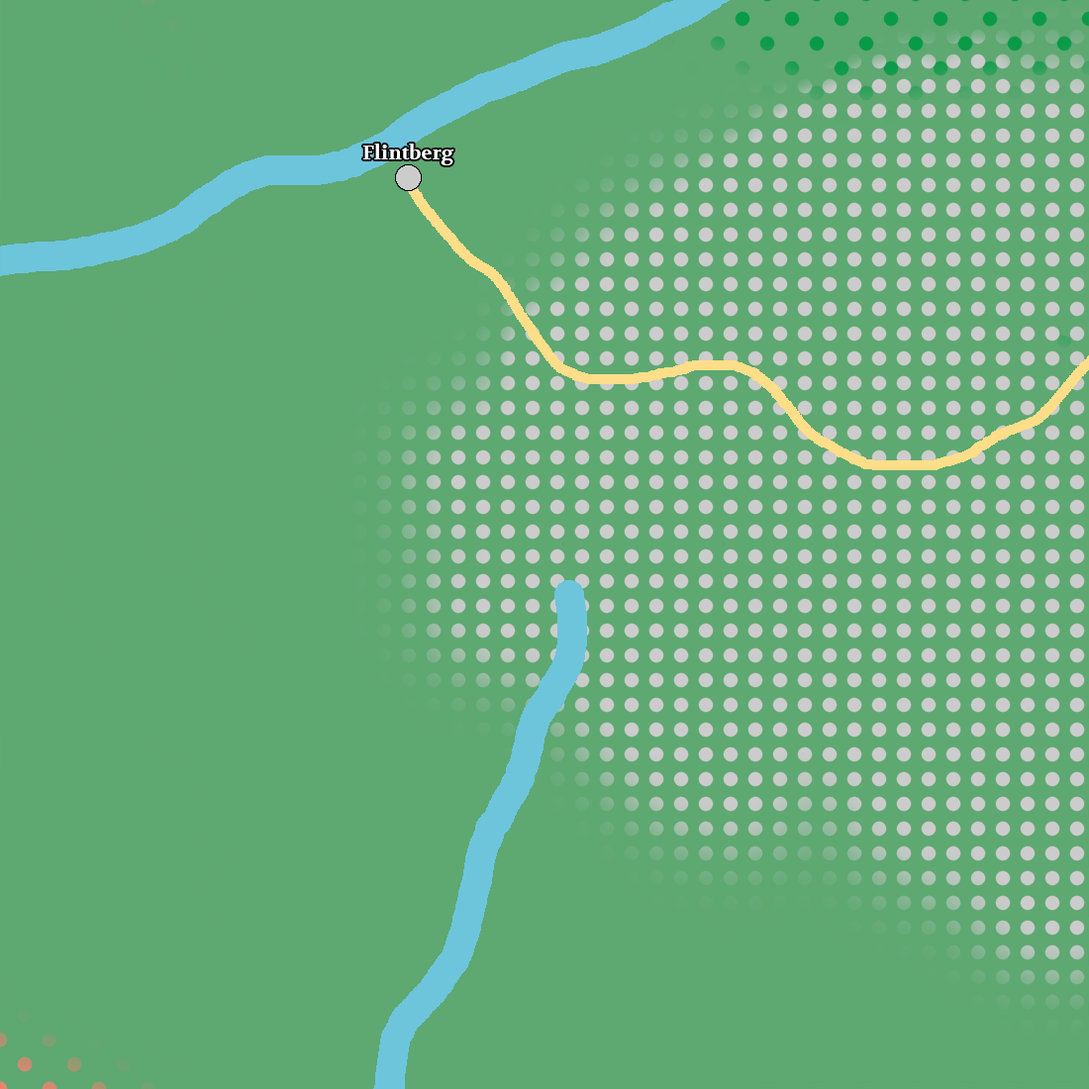
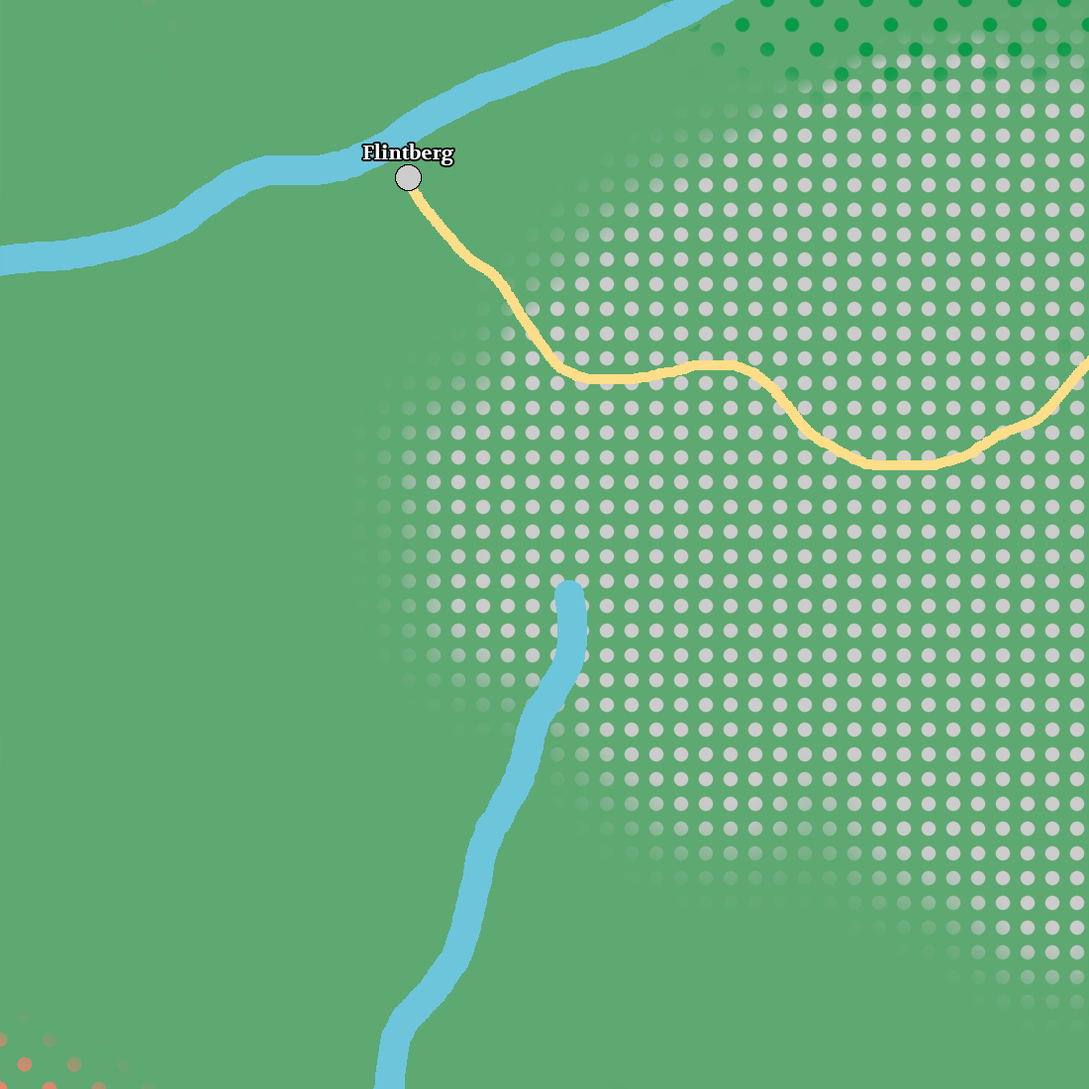
The second 1089 × 1089 image is a revision of the first. Changes to its layers:
painted on "Forest" over [644, 0, 1089, 1084]
painted on "Terrain" over [721, 0, 734, 5]
